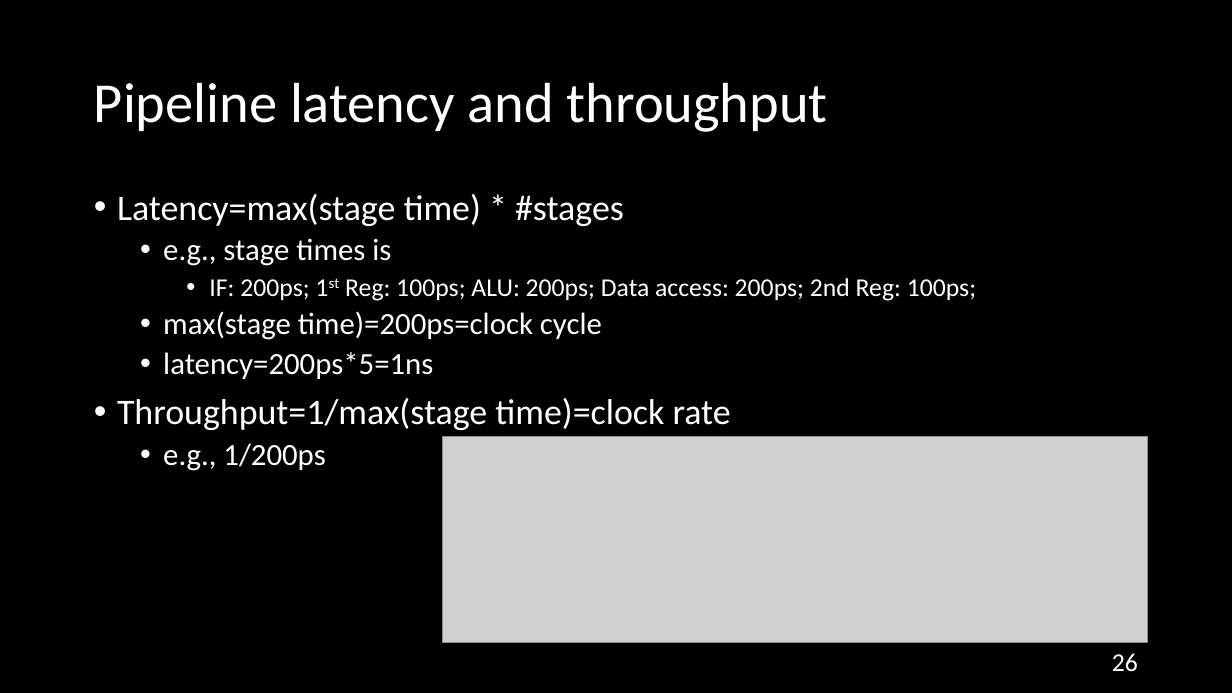
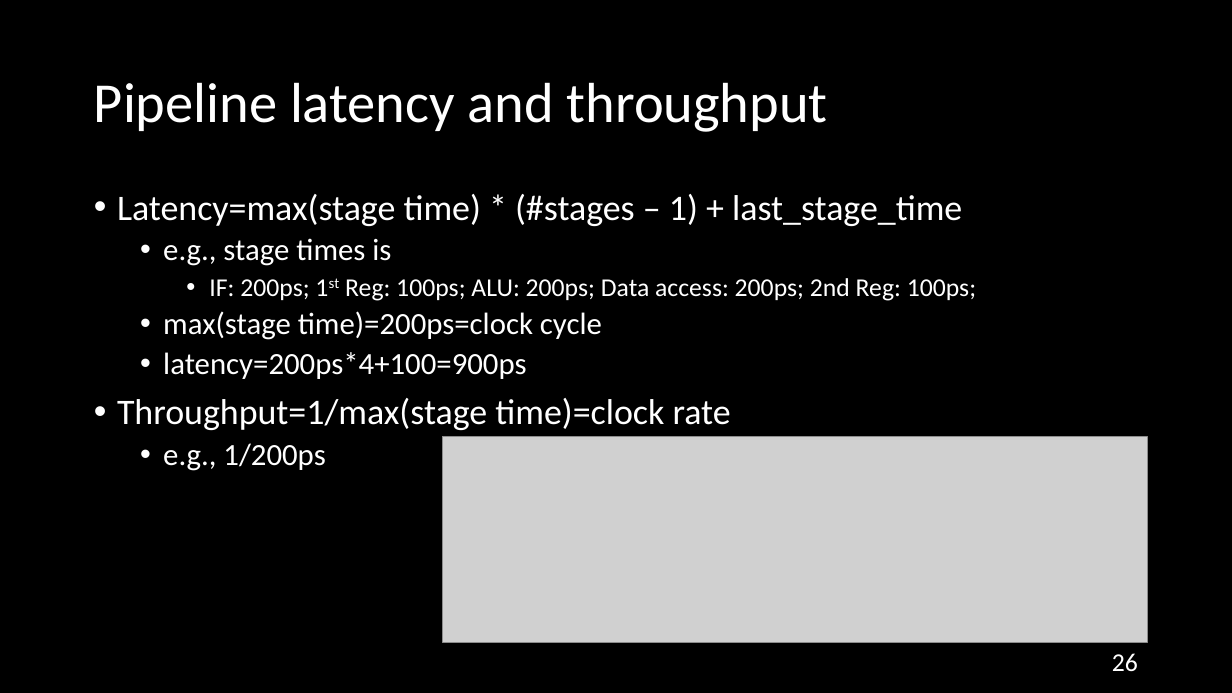
Before and after one commit to NYU-CSO/nyu-cso.github.io, a slide deck: slide 26 of rec-notes/r14.pptx. Drawn at 1232x693 pixels with LibreOffice and Linux fonts; fonts in the diff are those of the drawing; grey boxes stand for pictures. Boxes give left, top, right and bottom in pixels: in the first picture for what was removed or moved away, otherwise in the second. Text is boxed around its words. In the diff, an @@ line names an element or a change of style, - is before the commit and + after.

Commit message:
r14 latency

```diff
--- a/rec-notes/r14.pptx
+++ b/rec-notes/r14.pptx
@@ text at (117,194,962,226): text changed @@
-• Latency=max(stage time) * #stages
+• Latency=max(stage time) * (#stages – 1) + last_stage_time
@@ text at (163,352,526,379): text changed @@
-  • latency=200ps*5=1ns
+  • latency=200ps*4+100=900ps
```
Also in this commit, not shown: 1 other slide changed, 1 slide removed, 1 other file.
